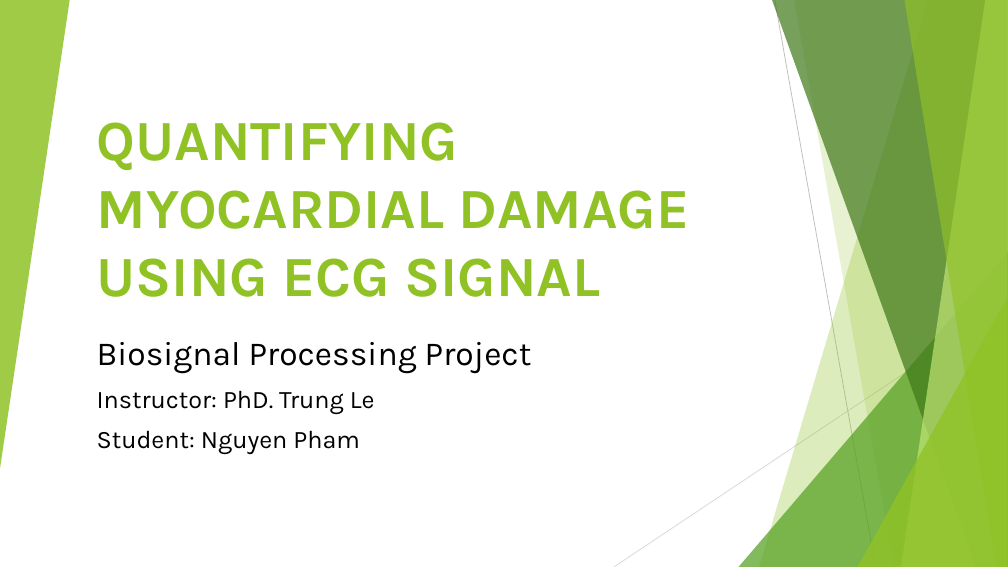
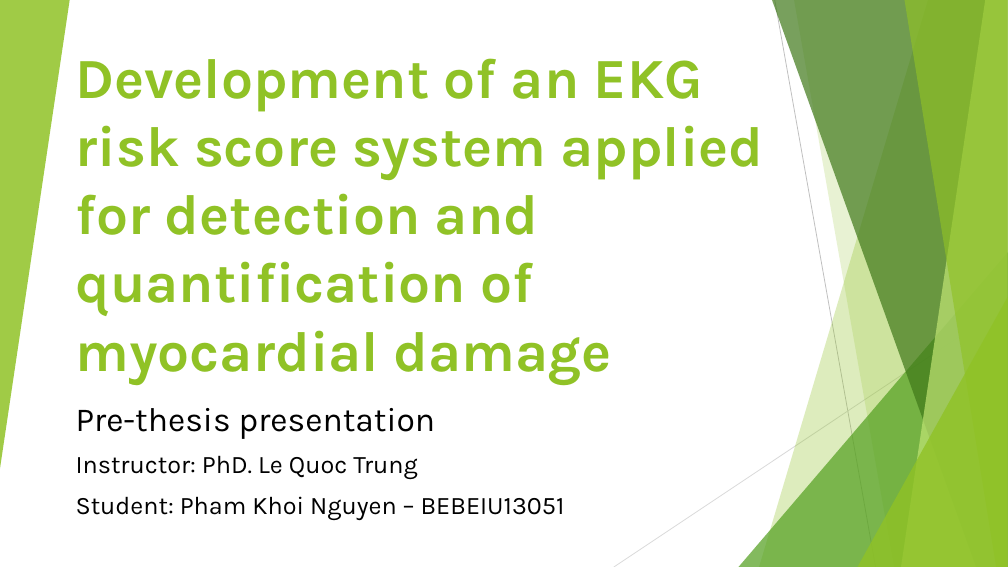
Before and after one commit to nichealpham/MY_THESIS, a slide deck: slide 1 of research/Prethesis/HK2/QUANTIFYING MYOCARDIAL DAMAGE USING ECG SIGNAL.pptx. Drawn at 1008x567 pixels with LibreOffice and Linux fonts; fonts in the diff are those of the drawing. Boxes give left, top, right and bottom in pixels: in the first picture for what was removed or moved away, otherwise in the second. Text is boxed around its words. In the diff, an @@ line names an element or a change of style, - is before the commit and + after.

```diff
--- a/research/Prethesis/HK2/QUANTIFYING MYOCARDIAL DAMAGE USING ECG SIGNAL.pptx
+++ b/research/Prethesis/HK2/QUANTIFYING MYOCARDIAL DAMAGE USING ECG SIGNAL.pptx
@@ title "Development of an EKG risk ..." at (76, 58, 764, 385): vertical alignment bottom to middle @@
@@ title at (76, 58, 764, 385): text changed @@
-QUANTIFYING MYOCARDIAL DAMAGE USING ECG SIGNAL
+Development of an EKG risk score system applied for detection and quantification of myocardial damage
@@ subtitle at (76, 408, 565, 521): text changed @@
-Biosignal Processing Project
-Instructor: PhD. Trung Le
-Student: Nguyen Pham
+Pre-thesis presentation
+Instructor: PhD. Le Quoc Trung
+Student: Pham Khoi Nguyen – BEBEIU13051
```
Also in this commit, not shown: 10 other slides changed, 7 slides added, 2 slides removed, 3 other files.
